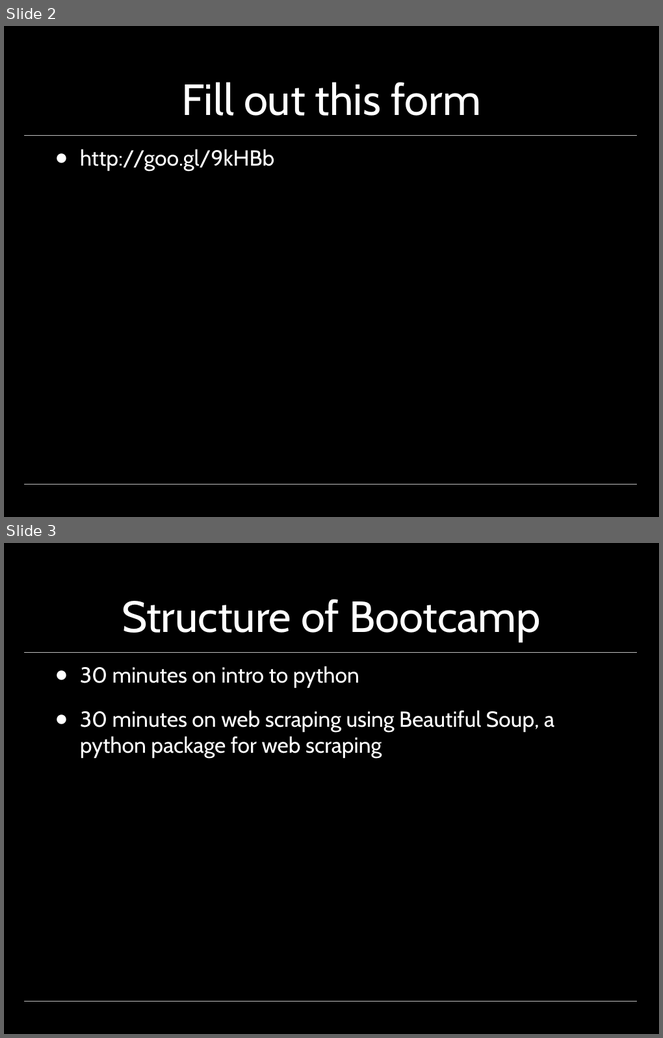
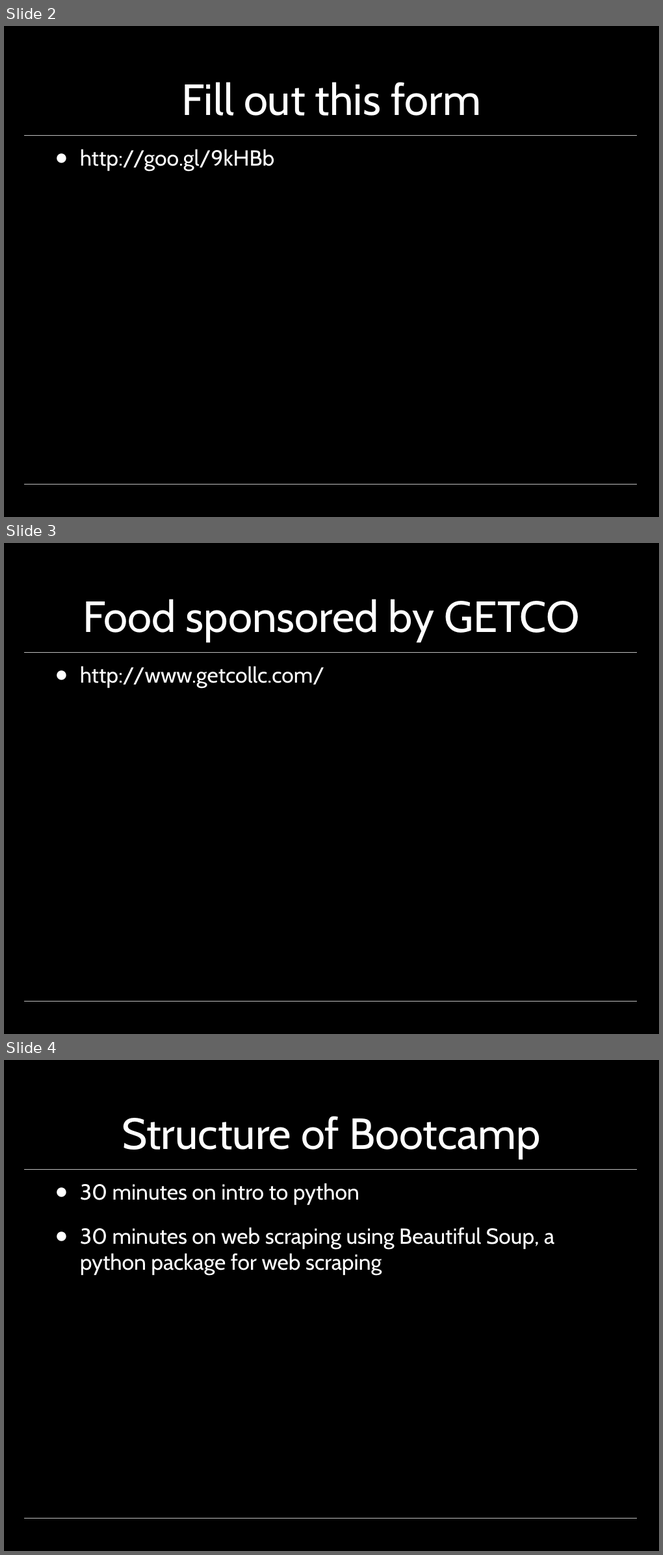
Before and after one commit to kennyyu/bootcamp-python, a slide deck: presentation.pptx. Shown one above the other, each under a label of ours: slides 2 and 3 before the commit, slides 2, 3 and 4 after it. The pictures are 663x1038 and 663x1555 pixels, drawn with LibreOffice and Linux fonts; fonts in the diff are those of the drawing; background and template pictures are left out. Boxes give left, top, right and bottom in pixels: in the first picture for what was removed or moved away, otherwise in the second. Text is boxed around its words. In the diff, an @@ line names an element or a change of style, - is before the commit and + after.

Commit message:
added GETCO sponsorship

```diff
--- a/presentation.pptx
+++ b/presentation.pptx
@@ slide 3 added at (x1=4, y1=543, x2=659, y2=1034), background picture (left out); not listed: 2 template elements that a slide beside it also shows @@
@@ title added at (x1=83, y1=599, x2=580, y2=642), 48 pt, text #FFFFFF @@
+Food sponsored by GETCO
@@ text added at (x1=80, y1=666, x2=324, y2=688), 24 pt, text #FFFFFF @@
+● http://www.getcollc.com/
@@ what was slide 3 is now slide 4 @@
```
